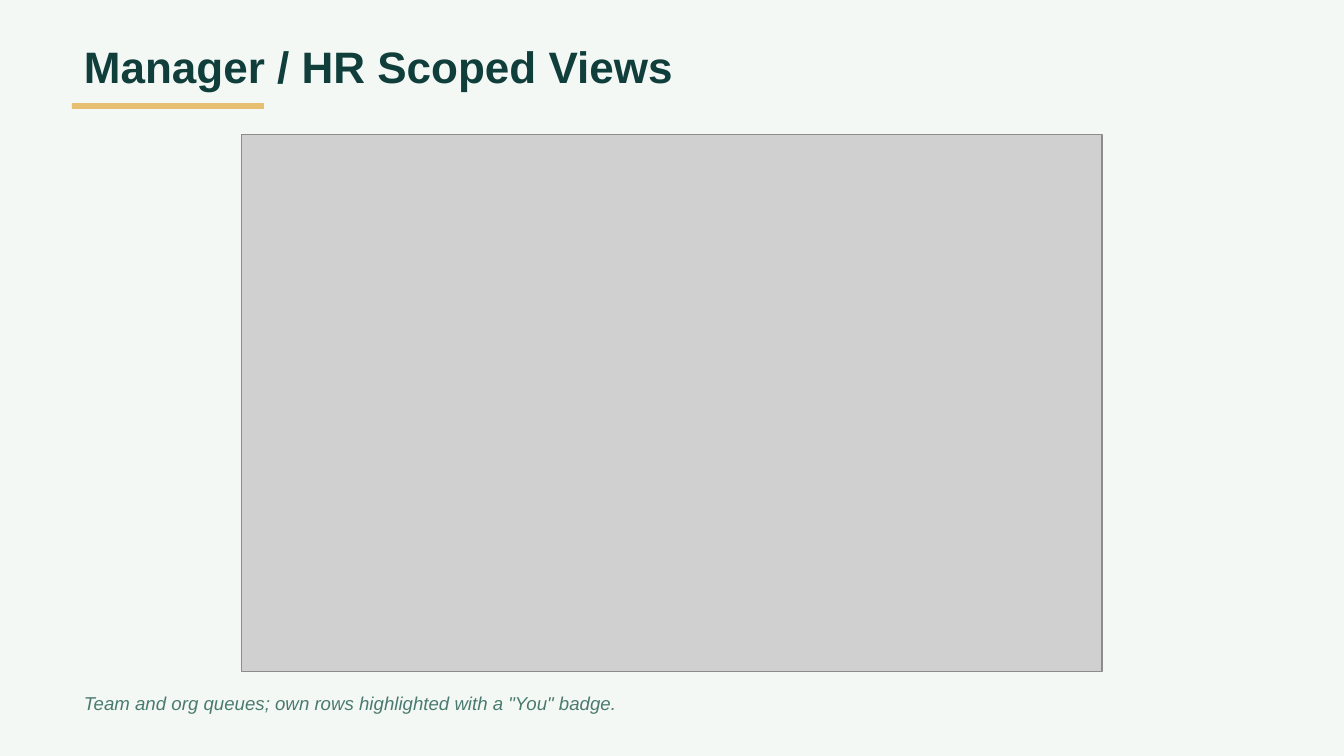
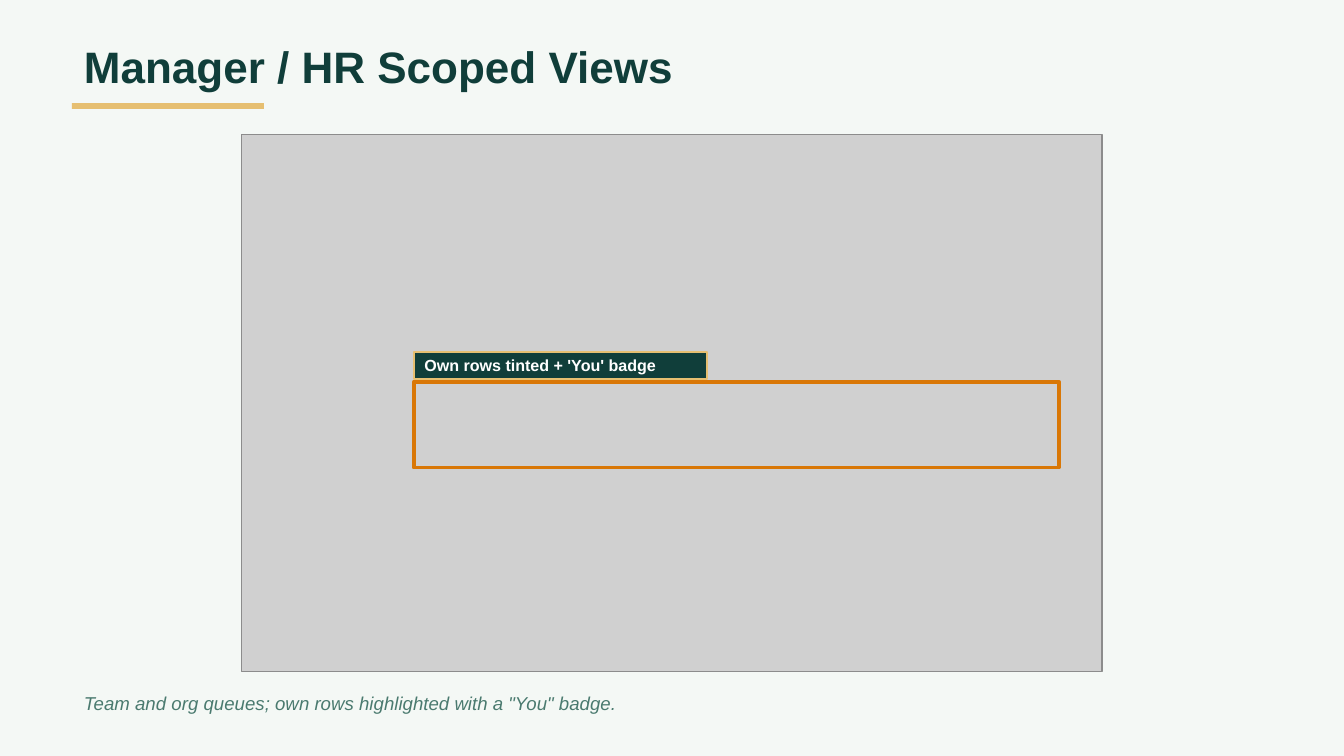
Before and after one commit to Ahmed-Mahdyy/Daimoma, a slide deck: slide 17 of docs/presentation/Daimoma-presentation.pptx (slide 15 before the commit). Drawn at 1344x756 pixels with LibreOffice and Linux fonts; fonts in the diff are those of the drawing; grey boxes stand for pictures. Boxes give left, top, right and bottom in pixels: in the first picture for what was removed or moved away, otherwise in the second. Text is boxed around its words. In the diff, an @@ line names an element or a change of style, - is before the commit and + after.

```diff
--- a/docs/presentation/Daimoma-presentation.pptx
+++ b/docs/presentation/Daimoma-presentation.pptx
@@ rectangle added at (x1=415, y1=352, x2=709, y2=379), fill #103E3A, outline #E6BF71 1.13 pt, 9.5 pt, text #FFFFFF, bold @@
+Own rows tinted + 'You' badge
@@ rectangle added at (x1=415, y1=382, x2=1060, y2=468), outline #D97706 2.27 pt @@
```
Also in this commit, not shown: 4 other slides changed, 3 slides added, 1 slide removed, 1 other file.
